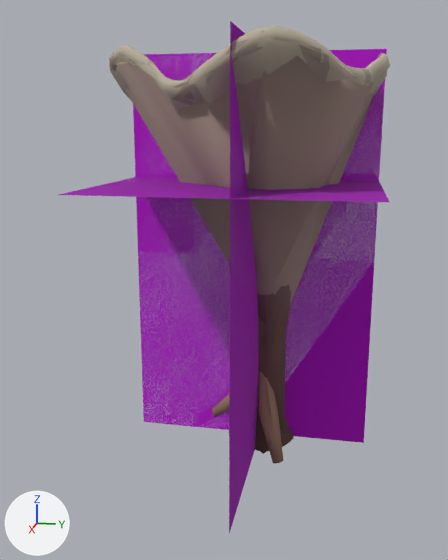
The glTF model data/models/board/fungus/cup-chalice.glb: old version first, new version second.
Camera for both pictures: a 50 mm lens placed at (47.0, 6.3, 24.7), pointed at (3.5, -2.3, 13.8). Lighting does not change. The marker at lower left points along +X, +Y and +Z. The older version comes first. Where no turn or scale is listed for an object, it has been applied to the vertices. Vertices at exactly the same position are counted once.

Names of what the first picture shows: 'cup-chalice-lod0.001', 'cup-chalice-lod1.001', 'cup-chalice-lod2.001', 'cup-chalice-lod3.001'.
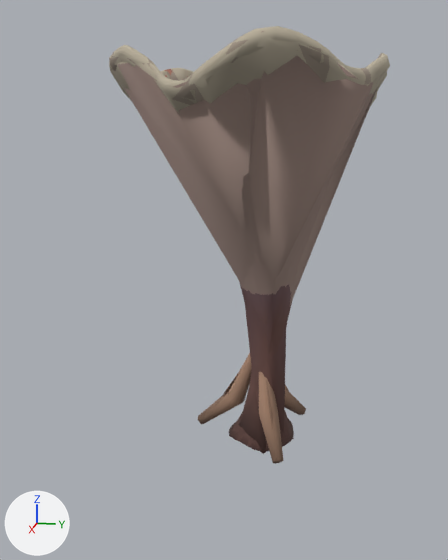
Location of each change, [x1, y1, x2, y2] in pixels of the pictures (448 x 560 px; the box of a moved part takes in the faces that stretch with it):
'cup-chalice-lod3.001', surface changed, reshaped, recoloured (not visible afterwards): before [59, 21, 389, 533]
part 1 of me_cup_chalice_lod3, moved or reshaped (not visible afterwards): before [59, 173, 389, 202]
part 2 of me_cup_chalice_lod3, recoloured: before [59, 21, 389, 533]

The change, as a list of edits to the scene's bpy script:
```text
Change mat_impostor:
    where n3 = _N.new('ShaderNodeMath'); n3.name = 'Math.001'
    add n3.inputs[1].default_value = 0.467  # 'Value'
Change me_cup_chalice_lod3:
    used by ob_cup_chalice_lod3_001; location = (0.0, 0.0, 0.0)
    remove me_cup_chalice_lod3.from_pydata(...)  # 12 vertices, 6 faces; spans x -7.7..13.6, y -10.1..8.5, z 0.0..30.0
    add me_cup_chalice_lod3.from_pydata(...)  # 12 vertices, 6 faces; spans x -7.7..13.5, y -10.0..8.4, z 0.0..30.0
    me_cup_chalice_lod3 part 1: the loose piece of 4 vertices spanning x -7.7..13.6, y -10.1..8.5, z 20.9 is moved by (0.0, 0.0, -3.4)
    me_cup_chalice_lod3 part 2: 6 faces centred in x -0.6..6.5, y -3.9..2.3, z 10.0..20.9 are repainted in the vertex colours; the middle colour goes from pink #e300ff to beige #ffffc8
    other edits to the shape of me_cup_chalice_lod3 do not show in these pictures
```
